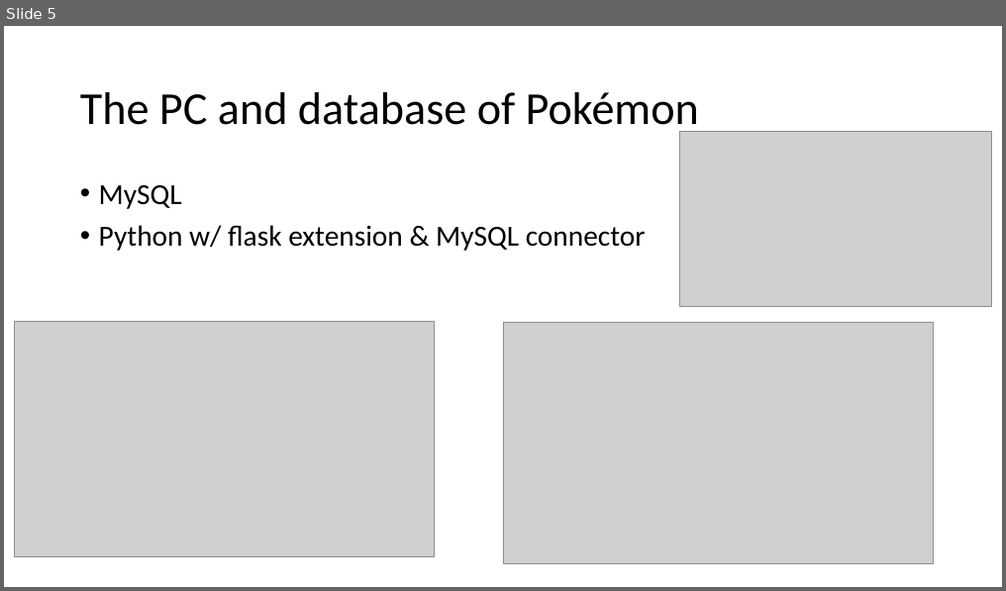
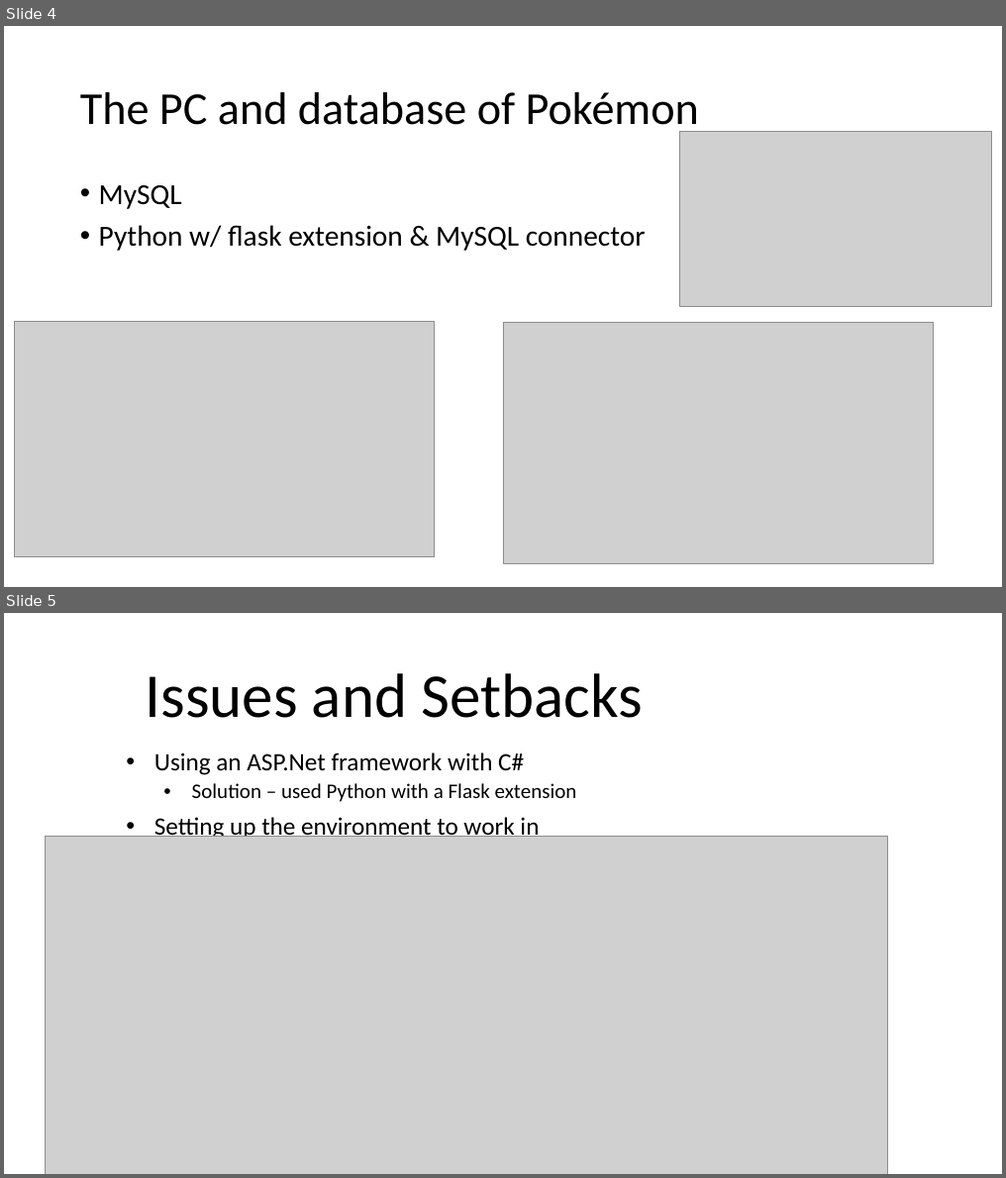
Before and after one commit to jordantiu/Pokemon_Database, a slide deck: Documentation/final slideshow.pptx. Shown one above the other, each under a label of ours: slide 5 before the commit, slides 4 and 5 after it. The pictures are 1006x591 and 1006x1178 pixels, drawn with LibreOffice and Linux fonts; fonts in the diff are those of the drawing; grey boxes stand for pictures. Boxes give left, top, right and bottom in pixels: in the first picture for what was removed or moved away, otherwise in the second. Text is boxed around its words. In the diff, an @@ line names an element or a change of style, - is before the commit and + after.

```diff
--- a/Documentation/final slideshow.pptx
+++ b/Documentation/final slideshow.pptx
@@ slide 5 added at [4,613,1002,1174], background #FFFFFF @@
@@ title added at [146,673,644,718], 60 pt, text #000000 @@
+Issues and Setbacks
@@ subtitle added at [154,753,577,842], 24 pt, text #000000 @@
+• Using an ASP.Net framework with C#
+  • Solution – used Python with a Flask extension
+• Setting up the environment to work in
@@ picture added at [46,837,887,1174] @@
@@ what was slide 5 is now slide 4 @@
```
Also in this commit, not shown: 2 slides changed, 2 other slides added, 3 slides removed.
